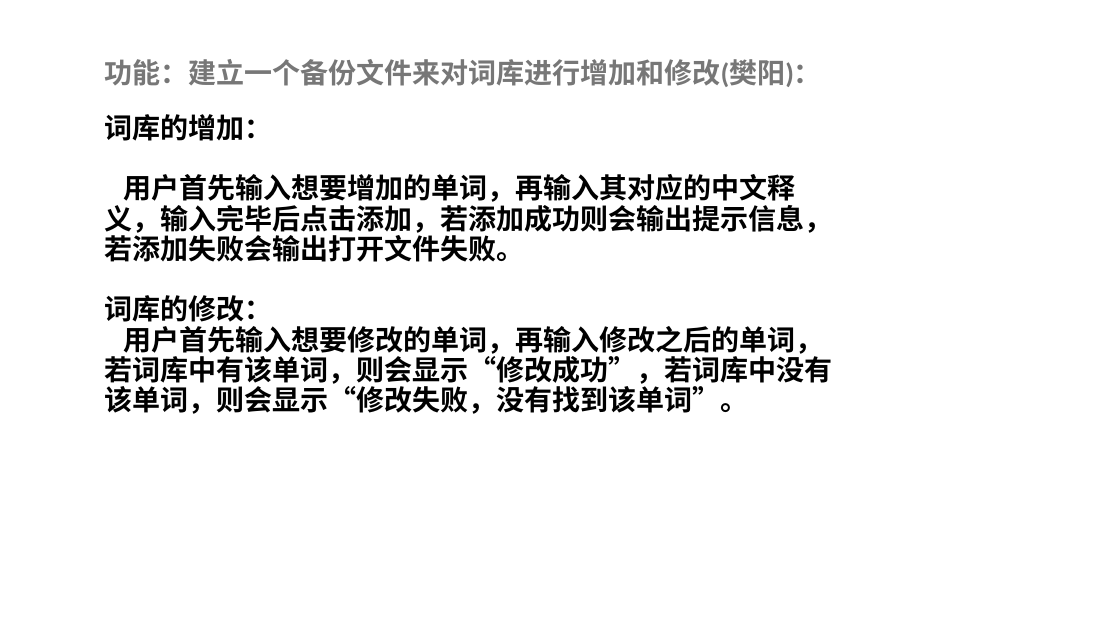
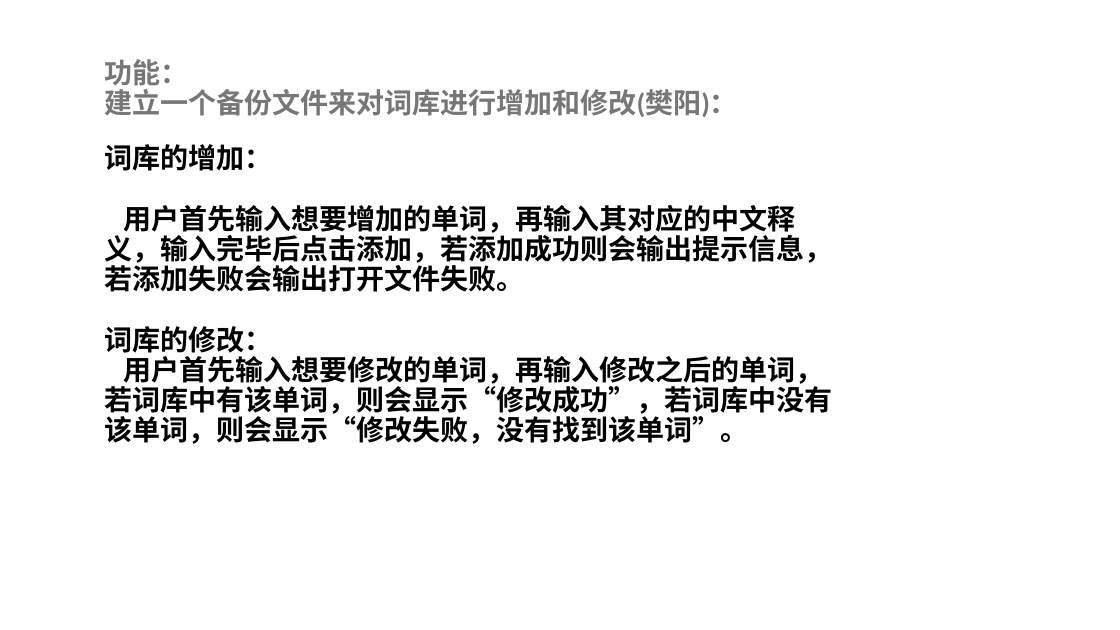
Before and after one commit to CC1AH/SummerTraining, a slide deck: slide 7 of 项目答辩总ppt.pptx. Drawn at 1120x630 pixels with LibreOffice and Linux fonts; fonts in the diff are those of the drawing; background and template pictures are left out. Boxes give left, top, right and bottom in pixels: in the first picture for what was removed or moved away, otherwise in the second. Text is boxed around its words. In the diff, an @@ line names an element or a change of style, - is before the commit and + after.

```diff
--- a/项目答辩总ppt.pptx
+++ b/项目答辩总ppt.pptx
@@ text at [105, 59, 738, 117]: text changed @@
-功能：建立一个备份文件来对词库进行增加和修改(樊阳)：
+功能：
+建立一个备份文件来对词库进行增加和修改(樊阳)：
```
